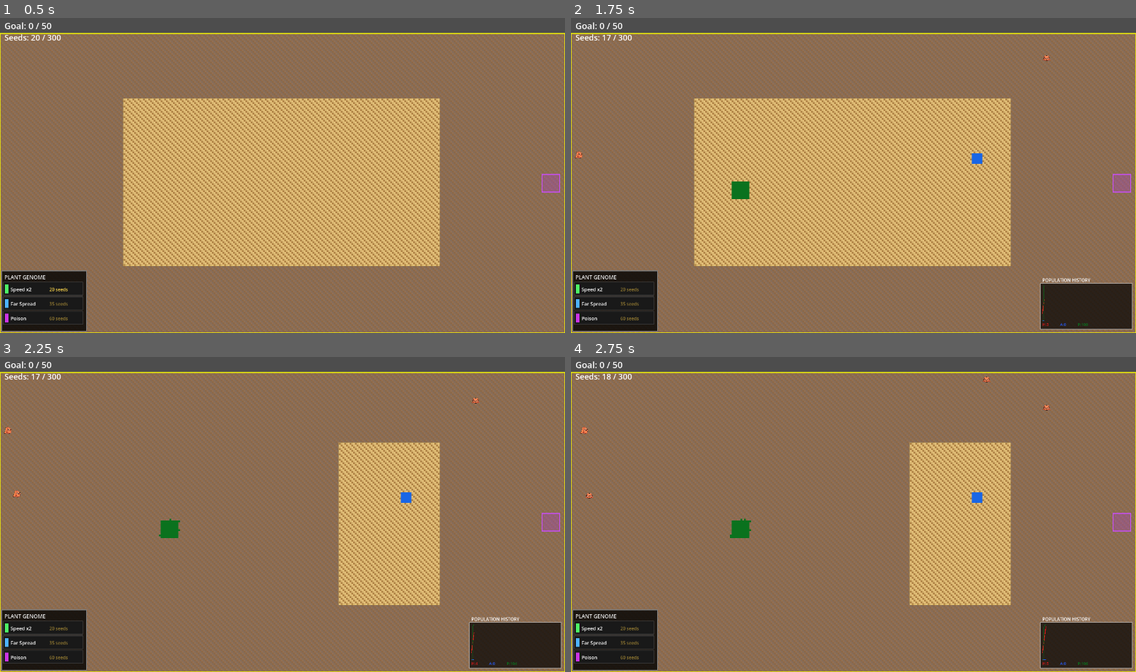
Above: before the commit, frames 1-4 (two rows, left to right).
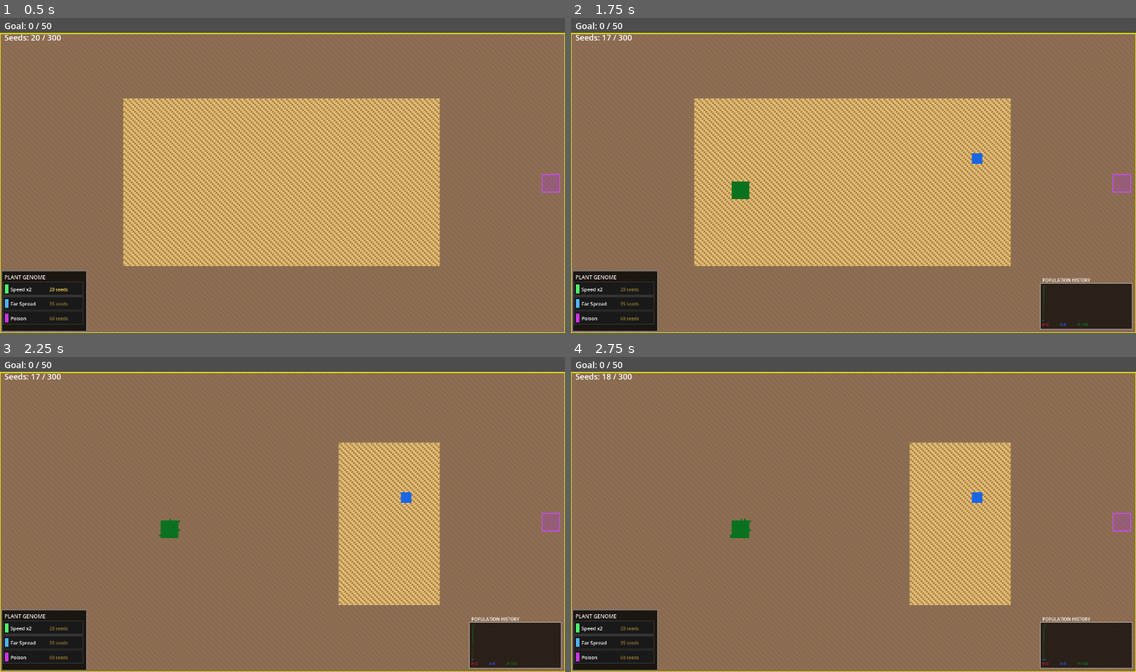
Above: after the commit, the same moments.

Repository: mamo1016/ecosystem-game
Game: Godot game, scene res://world.tscn
The game is run twice, just before and just after one commit, with the same random seed, the same clock (stepped at 60 frames per second) and the same inputs.
Inputs (mouse positions are in pixels of both pictures, inside the frame that each line leads up to):
- Up to frame 1 (0.5 s): no input
- Up to frame 2 (1.75 s): tap Enter at 0.5 s; move the mouse to (977, 159) at 0.52 s; hold Shift 0.53-1.28 s; click (977, 159) at 0.67 s; tap Space at 1.25 s; move the mouse to (740, 191) at 1.27 s; tap Ctrl at 1.35 s; click (740, 191) at 1.42 s
- Up to frame 3 (2.25 s): tap Enter at 2 s; move the mouse to (339, 445) at 2.02 s; hold Alt from 2.03 s (still down); click (339, 445) at 2.17 s
- Up to frame 4 (2.75 s): keep holding Alt

Frame 1 is identical in both runs. In frame 2, less than 0.1% of the frame differs, in the area x 0-85%, y 11-98%; in frame 3, less than 0.1%; in frame 4, less than 0.1%, in the area x 1-85%, y 6-98%.

Commit message:
Disable automatic red invader spawning

Diff:
--- a/world.gd
+++ b/world.gd
@@ -79,10 +79,10 @@
 const THIRST_LIMIT  = 1000
 
 # --- VISION ---
-const VISION_RANGE    = 60
-const APEX_SCAN_RANGE = 40
+const VISION_RANGE    = 5
+const APEX_SCAN_RANGE = 6
 const SCAN_INTERVAL   = 10
-const MAX_HERBIVORES  = 100
+const MAX_HERBIVORES  = 500
 const MAX_APEXES      = 20
 
 # --- PLANT SETTINGS ---
@@ -609,10 +609,10 @@
 
 func run_simulation_step() -> void:
 	plants_this_tick = 0
-	if predators.size() < 5 or (herbivore_auto_spawn and (predators.size() == 0 or randf() < 0.04)):
-		spawn_red_invader()
+	#if predators.size() < 5 or (herbivore_auto_spawn and (predators.size() == 0 or randf() < 0.04)):
+	#	spawn_red_invader()
 	run_plant_logic()
-	#print("Plants spawned: %d | Active Edges: %d" % [plants_this_tick, edge_list.size()])
+	print("Plants spawned: %d | Active Edges: %d" % [plants_this_tick, edge_list.size()])
 
 	graph_history.append([predators.size(), apexes.size(), mature_set.size()])
 	if graph_history.size() > GRAPH_MAX_SAMPLES:
